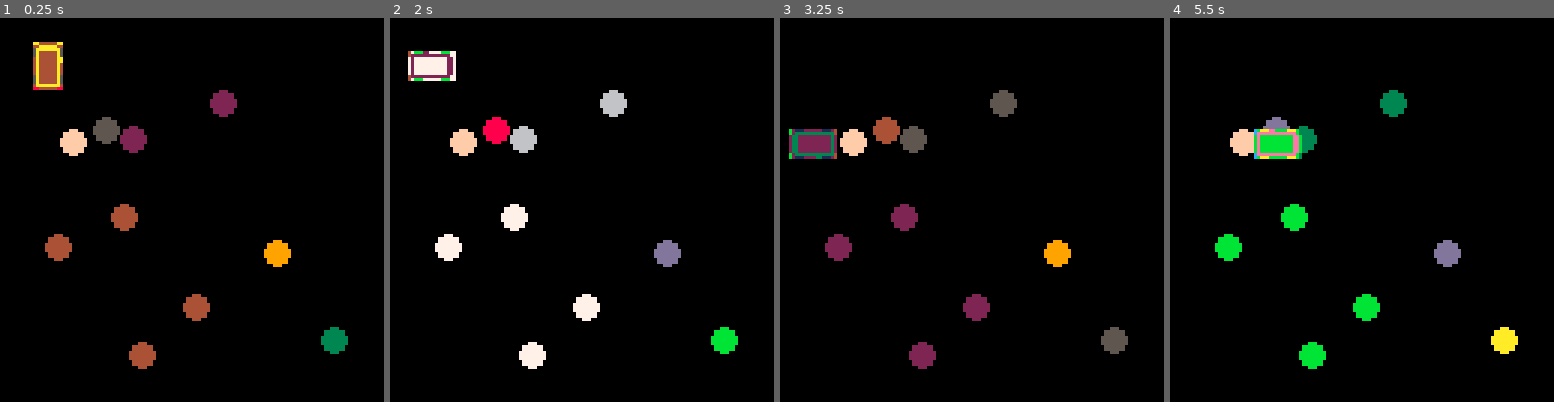
Above: before the commit, frames 1-4 (left to right).
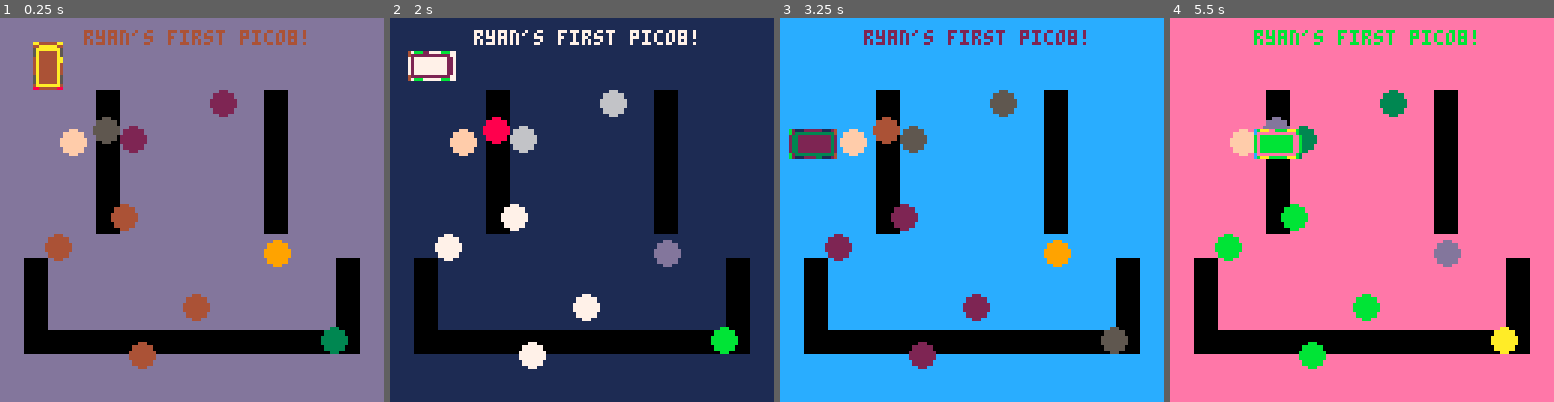
Above: after the commit, the same moments.

Repository: LIONisaQT/PICO-8
Game: PICO-8 cartridge bus.p8
The game is run twice, just before and just after one commit, with the same random seed, the same clock (stepped at 60 frames per second) and the same inputs.
Inputs:
- Up to frame 1 (0.25 s): no input
- Up to frame 2 (2 s): hold Left from 1.97 s (still down)
- Up to frame 3 (3.25 s): release Left at 2.37 s; hold Down 2.42-2.82 s; hold Right from 2.87 s (still down)
- Up to frame 4 (5.5 s): release Right at 3.53 s; hold Up 3.58-4.08 s; hold Right 4.13-4.53 s; hold Down 4.58-5.08 s; hold Left from 5.13 s (still down)

The runs differ from the first frame. In frame 1, 84% of the frame differs, in the area x 0-100%, y 0-100%; in frame 2, 84%; in frame 3, 84%; in frame 4, 84%.

Commit message:
Final p1, made cart

Diff:
--- a/bus.p8
+++ b/bus.p8
@@ -1,11 +1,15 @@
 pico-8 cartridge // http://www.pico-8.com
 version 8
 __lua__
+-- p1: the busses on campus
+-- rshee
+
 actors={} -- array of actors
 speed=2 -- bus speed
 kids={} -- array of kids
 num_kids=10 -- number of kids
 kid_wid=4 -- width of circle
+music(0)
 
 -- currently only makes a bus
 function make_actor(x,y)
@@ -37,24 +41,28 @@
   bus.xvel=-speed
   bus.spr=5
   btnpressx=true
+  sfx(3)
  end
  -- right
  if(btn(1)) then
   bus.xvel=speed
   bus.spr=7
   btnpressx=true
+  sfx(3)
  end
  -- up
  if(btn(2)) then
   bus.yvel=-speed
   bus.spr=1
   btnpressy=true
+  sfx(3)
  end
  -- down
  if(btn(3)) then
   bus.yvel=speed
   bus.spr=3
   btnpressy=true
+  sfx(3)
  end
  -- friction
  if not(btnpressx) then
@@ -91,9 +99,140 @@
 
 function _draw()
  cls()
+ map(0,0)
  foreach(kids,draw_kids)
  draw_bus()
-end
+ print("ryan's first pico8!",28,4)
+end
+…(129 lines of a section not shown)…
 
 
 
@@ -228,165 +367,165 @@
 0000000000000000000000000000000000000000000000000000000000000000000000000000000000000000000000000000000000000000000000000000000000000000000000000000000000000000000000000000000000000000000000000000000000000000000000000000000000000000000000000000000000000000
 0000000000000000000000000000000000000000000000000000000000000000000000000000000000000000000000000000000000000000000000000000000000000000000000000000000000000000000000000000000000000000000000000000000000000000000000000000000000000000000000000000000000000000
 __map__
-0000000000000000000000000000000000000000000000000000000000000000000000000000000000000000000000000000000000000000000000000000000000000000000000000000000000000000000000000000000000000000000000000000000000000000000000000000000000000000000000000000000000000000
-0000000000000000000000000000000000000000000000000000000000000000000000000000000000000000000000000000000000000000000000000000000000000000000000000000000000000000000000000000000000000000000000000000000000000000000000000000000000000000000000000000000000000000
-0000000000000000000000000000000000000000000000000000000000000000000000000000000000000000000000000000000000000000000000000000000000000000000000000000000000000000000000000000000000000000000000000000000000000000000000000000000000000000000000000000000000000000
-0000000000000000000000000000000000000000000000000000000000000000000000000000000000000000000000000000000000000000000000000000000000000000000000000000000000000000000000000000000000000000000000000000000000000000000000000000000000000000000000000000000000000000
-0000000000000000000000000000000000000000000000000000000000000000000000000000000000000000000000000000000000000000000000000000000000000000000000000000000000000000000000000000000000000000000000000000000000000000000000000000000000000000000000000000000000000000
-0000000000000000000000000000000000000000000000000000000000000000000000000000000000000000000000000000000000000000000000000000000000000000000000000000000000000000000000000000000000000000000000000000000000000000000000000000000000000000000000000000000000000000
-0000000000000000000000000000000000000000000000000000000000000000000000000000000000000000000000000000000000000000000000000000000000000000000000000000000000000000000000000000000000000000000000000000000000000000000000000000000000000000000000000000000000000000
-0000000000000000000000000000000000000000000000000000000000000000000000000000000000000000000000000000000000000000000000000000000000000000000000000000000000000000000000000000000000000000000000000000000000000000000000000000000000000000000000000000000000000000
-0000000000000000000000000000000000000000000000000000000000000000000000000000000000000000000000000000000000000000000000000000000000000000000000000000000000000000000000000000000000000000000000000000000000000000000000000000000000000000000000000000000000000000
-0000000000000000000000000000000000000000000000000000000000000000000000000000000000000000000000000000000000000000000000000000000000000000000000000000000000000000000000000000000000000000000000000000000000000000000000000000000000000000000000000000000000000000
-0000000000000000000000000000000000000000000000000000000000000000000000000000000000000000000000000000000000000000000000000000000000000000000000000000000000000000000000000000000000000000000000000000000000000000000000000000000000000000000000000000000000000000
-0000000000000000000000000000000000000000000000000000000000000000000000000000000000000000000000000000000000000000000000000000000000000000000000000000000000000000000000000000000000000000000000000000000000000000000000000000000000000000000000000000000000000000
-0000000000000000000000000000000000000000000000000000000000000000000000000000000000000000000000000000000000000000000000000000000000000000000000000000000000000000000000000000000000000000000000000000000000000000000000000000000000000000000000000000000000000000
-0000000000000000000000000000000000000000000000000000000000000000000000000000000000000000000000000000000000000000000000000000000000000000000000000000000000000000000000000000000000000000000000000000000000000000000000000000000000000000000000000000000000000000
-0000000000000000000000000000000000000000000000000000000000000000000000000000000000000000000000000000000000000000000000000000000000000000000000000000000000000000000000000000000000000000000000000000000000000000000000000000000000000000000000000000000000000000
-0000000000000000000000000000000000000000000000000000000000000000000000000000000000000000000000000000000000000000000000000000000000000000000000000000000000000000000000000000000000000000000000000000000000000000000000000000000000000000000000000000000000000000
-0000000000000000000000000000000000000000000000000000000000000000000000000000000000000000000000000000000000000000000000000000000000000000000000000000000000000000000000000000000000000000000000000000000000000000000000000000000000000000000000000000000000000000
-0000000000000000000000000000000000000000000000000000000000000000000000000000000000000000000000000000000000000000000000000000000000000000000000000000000000000000000000000000000000000000000000000000000000000000000000000000000000000000000000000000000000000000
-0000000000000000000000000000000000000000000000000000000000000000000000000000000000000000000000000000000000000000000000000000000000000000000000000000000000000000000000000000000000000000000000000000000000000000000000000000000000000000000000000000000000000000
-0000000000000000000000000000000000000000000000000000000000000000000000000000000000000000000000000000000000000000000000000000000000000000000000000000000000000000000000000000000000000000000000000000000000000000000000000000000000000000000000000000000000000000
-0000000000000000000000000000000000000000000000000000000000000000000000000000000000000000000000000000000000000000000000000000000000000000000000000000000000000000000000000000000000000000000000000000000000000000000000000000000000000000000000000000000000000000
-0000000000000000000000000000000000000000000000000000000000000000000000000000000000000000000000000000000000000000000000000000000000000000000000000000000000000000000000000000000000000000000000000000000000000000000000000000000000000000000000000000000000000000
-0000000000000000000000000000000000000000000000000000000000000000000000000000000000000000000000000000000000000000000000000000000000000000000000000000000000000000000000000000000000000000000000000000000000000000000000000000000000000000000000000000000000000000
-0000000000000000000000000000000000000000000000000000000000000000000000000000000000000000000000000000000000000000000000000000000000000000000000000000000000000000000000000000000000000000000000000000000000000000000000000000000000000000000000000000000000000000
-0000000000000000000000000000000000000000000000000000000000000000000000000000000000000000000000000000000000000000000000000000000000000000000000000000000000000000000000000000000000000000000000000000000000000000000000000000000000000000000000000000000000000000
-0000000000000000000000000000000000000000000000000000000000000000000000000000000000000000000000000000000000000000000000000000000000000000000000000000000000000000000000000000000000000000000000000000000000000000000000000000000000000000000000000000000000000000
-0000000000000000000000000000000000000000000000000000000000000000000000000000000000000000000000000000000000000000000000000000000000000000000000000000000000000000000000000000000000000000000000000000000000000000000000000000000000000000000000000000000000000000
-0000000000000000000000000000000000000000000000000000000000000000000000000000000000000000000000000000000000000000000000000000000000000000000000000000000000000000000000000000000000000000000000000000000000000000000000000000000000000000000000000000000000000000
-0000000000000000000000000000000000000000000000000000000000000000000000000000000000000000000000000000000000000000000000000000000000000000000000000000000000000000000000000000000000000000000000000000000000000000000000000000000000000000000000000000000000000000
-0000000000000000000000000000000000000000000000000000000000000000000000000000000000000000000000000000000000000000000000000000000000000000000000000000000000000000000000000000000000000000000000000000000000000000000000000000000000000000000000000000000000000000
-0000000000000000000000000000000000000000000000000000000000000000000000000000000000000000000000000000000000000000000000000000000000000000000000000000000000000000000000000000000000000000000000000000000000000000000000000000000000000000000000000000000000000000
-0000000000000000000000000000000000000000000000000000000000000000000000000000000000000000000000000000000000000000000000000000000000000000000000000000000000000000000000000000000000000000000000000000000000000000000000000000000000000000000000000000000000000000
-…(130 lines of a section not shown)…
+090a090a090a090a090a090a090a090a00000000000000000000000000000000000000000000000000000000000000000000000000000000000000000000000000000000000000000000000000000000000000000000000000000000000000000000000000000000000000000000000000000000000000000000000000000000
+191a191a191a191a191a191a191a191a00000000000000000000000000000000000000000000000000000000000000000000000000000000000000000000000000000000000000000000000000000000000000000000000000000000000000000000000000000000000000000000000000000000000000000000000000000000
+090a0a0a090a090a090a090a090a090a00000000000000000000000000000000000000000000000000000000000000000000000000000000000000000000000000000000000000000000000000000000000000000000000000000000000000000000000000000000000000000000000000000000000000000000000000000000
+191a1a091c1a191a191a191c191a191a00000000000000000000000000000000000000000000000000000000000000000000000000000000000000000000000000000000000000000000000000000000000000000000000000000000000000000000000000000000000000000000000000000000000000000000000000000000
+090a09191c0a090a090a091c090a090a00000000000000000000000000000000000000000000000000000000000000000000000000000000000000000000000000000000000000000000000000000000000000000000000000000000000000000000000000000000000000000000000000000000000000000000000000000000
+191a19091c1a191a191a191c191a191a00000000000000000000000000000000000000000000000000000000000000000000000000000000000000000000000000000000000000000000000000000000000000000000000000000000000000000000000000000000000000000000000000000000000000000000000000000000
+090a09191c0a090a090a091c090a090a00000000000000000000000000000000000000000000000000000000000000000000000000000000000000000000000000000000000000000000000000000000000000000000000000000000000000000000000000000000000000000000000000000000000000000000000000000000
+191a191a1c1a191a191a191c191a191a00000000000000000000000000000000000000000000000000000000000000000000000000000000000000000000000000000000000000000000000000000000000000000000000000000000000000000000000000000000000000000000000000000000000000000000000000000000
+090a090a1c0a090a090a091c090a090a00000000000000000000000000000000000000000000000000000000000000000000000000000000000000000000000000000000000000000000000000000000000000000000000000000000000000000000000000000000000000000000000000000000000000000000000000000000
+191a191a191a191a191a191a191a191a00000000000000000000000000000000000000000000000000000000000000000000000000000000000000000000000000000000000000000000000000000000000000000000000000000000000000000000000000000000000000000000000000000000000000000000000000000000
+091c090a090a090a090a090a090a1c0a00000000000000000000000000000000000000000000000000000000000000000000000000000000000000000000000000000000000000000000000000000000000000000000000000000000000000000000000000000000000000000000000000000000000000000000000000000000
+191c191a191a191a191a191a191a1c1a00000000000000000000000000000000000000000000000000000000000000000000000000000000000000000000000000000000000000000000000000000000000000000000000000000000000000000000000000000000000000000000000000000000000000000000000000000000
+091c090a090a090a090a090a090a1c0a00000000000000000000000000000000000000000000000000000000000000000000000000000000000000000000000000000000000000000000000000000000000000000000000000000000000000000000000000000000000000000000000000000000000000000000000000000000
+191c1c1c1c1c1c1c1c1c1c1c1c1c1c1a00000000000000000000000000000000000000000000000000000000000000000000000000000000000000000000000000000000000000000000000000000000000000000000000000000000000000000000000000000000000000000000000000000000000000000000000000000000
+090a090a090a090a090a090a090a090a00000000000000000000000000000000000000000000000000000000000000000000000000000000000000000000000000000000000000000000000000000000000000000000000000000000000000000000000000000000000000000000000000000000000000000000000000000000
+191a191a191a191a191a191a191a191a00000000000000000000000000000000000000000000000000000000000000000000000000000000000000000000000000000000000000000000000000000000000000000000000000000000000000000000000000000000000000000000000000000000000000000000000000000000
+0000000000000000000000000000000000000000000000000000000000000000000000000000000000000000000000000000000000000000000000000000000000000000000000000000000000000000000000000000000000000000000000000000000000000000000000000000000000000000000000000000000000000000
+0000000000000000000000000000000000000000000000000000000000000000000000000000000000000000000000000000000000000000000000000000000000000000000000000000000000000000000000000000000000000000000000000000000000000000000000000000000000000000000000000000000000000000
+0000000000000000000000000000000000000000000000000000000000000000000000000000000000000000000000000000000000000000000000000000000000000000000000000000000000000000000000000000000000000000000000000000000000000000000000000000000000000000000000000000000000000000
+0000000000000000000000000000000000000000000000000000000000000000000000000000000000000000000000000000000000000000000000000000000000000000000000000000000000000000000000000000000000000000000000000000000000000000000000000000000000000000000000000000000000000000
+0000000000000000000000000000000000000000000000000000000000000000000000000000000000000000000000000000000000000000000000000000000000000000000000000000000000000000000000000000000000000000000000000000000000000000000000000000000000000000000000000000000000000000
+0000000000000000000000000000000000000000000000000000000000000000000000000000000000000000000000000000000000000000000000000000000000000000000000000000000000000000000000000000000000000000000000000000000000000000000000000000000000000000000000000000000000000000
+0000000000000000000000000000000000000000000000000000000000000000000000000000000000000000000000000000000000000000000000000000000000000000000000000000000000000000000000000000000000000000000000000000000000000000000000000000000000000000000000000000000000000000
+0000000000000000000000000000000000000000000000000000000000000000000000000000000000000000000000000000000000000000000000000000000000000000000000000000000000000000000000000000000000000000000000000000000000000000000000000000000000000000000000000000000000000000
+0000000000000000000000000000000000000000000000000000000000000000000000000000000000000000000000000000000000000000000000000000000000000000000000000000000000000000000000000000000000000000000000000000000000000000000000000000000000000000000000000000000000000000
+0000000000000000000000000000000000000000000000000000000000000000000000000000000000000000000000000000000000000000000000000000000000000000000000000000000000000000000000000000000000000000000000000000000000000000000000000000000000000000000000000000000000000000
+0000000000000000000000000000000000000000000000000000000000000000000000000000000000000000000000000000000000000000000000000000000000000000000000000000000000000000000000000000000000000000000000000000000000000000000000000000000000000000000000000000000000000000
+0000000000000000000000000000000000000000000000000000000000000000000000000000000000000000000000000000000000000000000000000000000000000000000000000000000000000000000000000000000000000000000000000000000000000000000000000000000000000000000000000000000000000000
+0000000000000000000000000000000000000000000000000000000000000000000000000000000000000000000000000000000000000000000000000000000000000000000000000000000000000000000000000000000000000000000000000000000000000000000000000000000000000000000000000000000000000000
+0000000000000000000000000000000000000000000000000000000000000000000000000000000000000000000000000000000000000000000000000000000000000000000000000000000000000000000000000000000000000000000000000000000000000000000000000000000000000000000000000000000000000000
+0000000000000000000000000000000000000000000000000000000000000000000000000000000000000000000000000000000000000000000000000000000000000000000000000000000000000000000000000000000000000000000000000000000000000000000000000000000000000000000000000000000000000000
+0000000000000000000000000000000000000000000000000000000000000000000000000000000000000000000000000000000000000000000000000000000000000000000000000000000000000000000000000000000000000000000000000000000000000000000000000000000000000000000000000000000000000000
+…(130 lines of a section not shown)…
Not shown, changed: 145 lines of the sprite sheet (__gfx__) section of bus.p8
Not shown, changed: the thumbnail (__label__) section of bus.p8
Not shown, changed: the music (__music__) section of bus.p8
Not shown, changed: the sound effects (__sfx__) section of bus.p8
